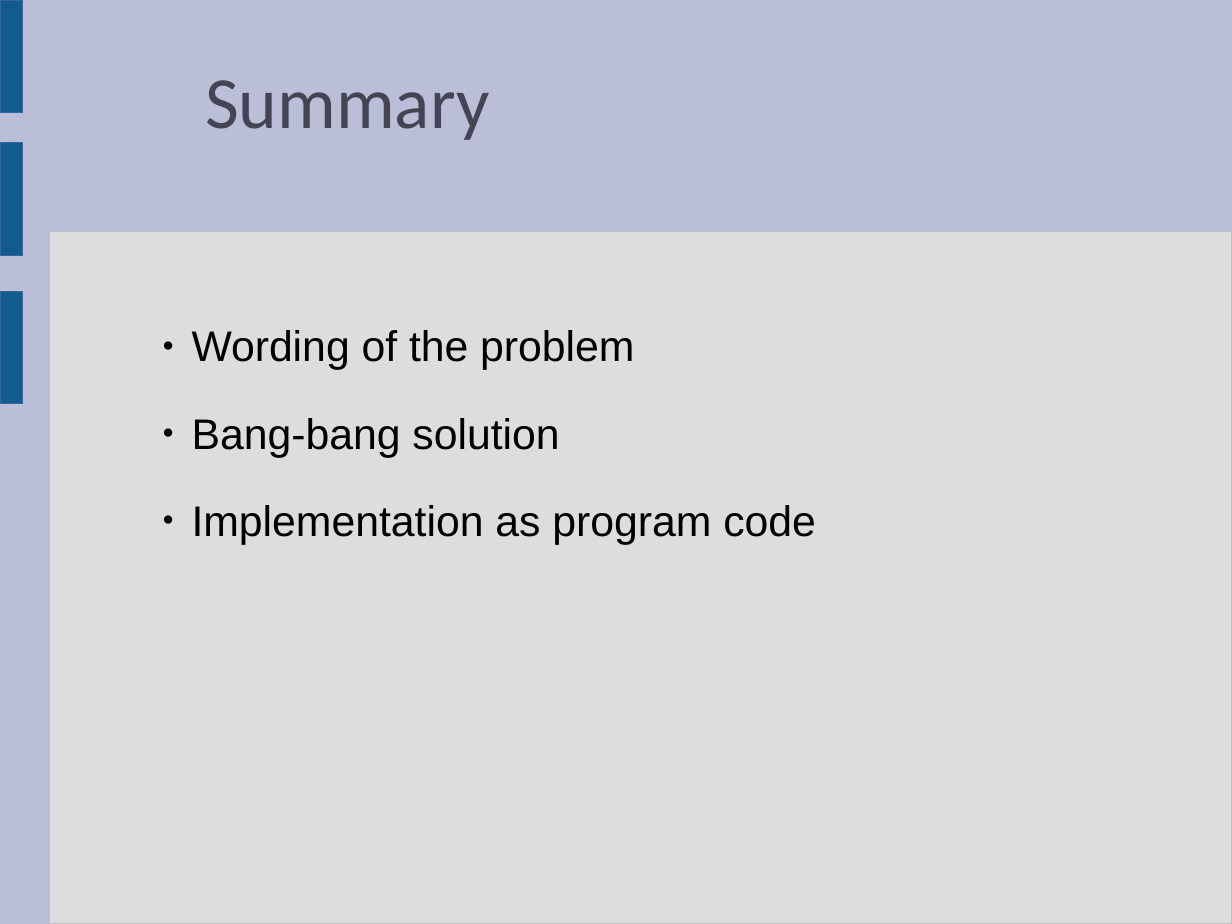
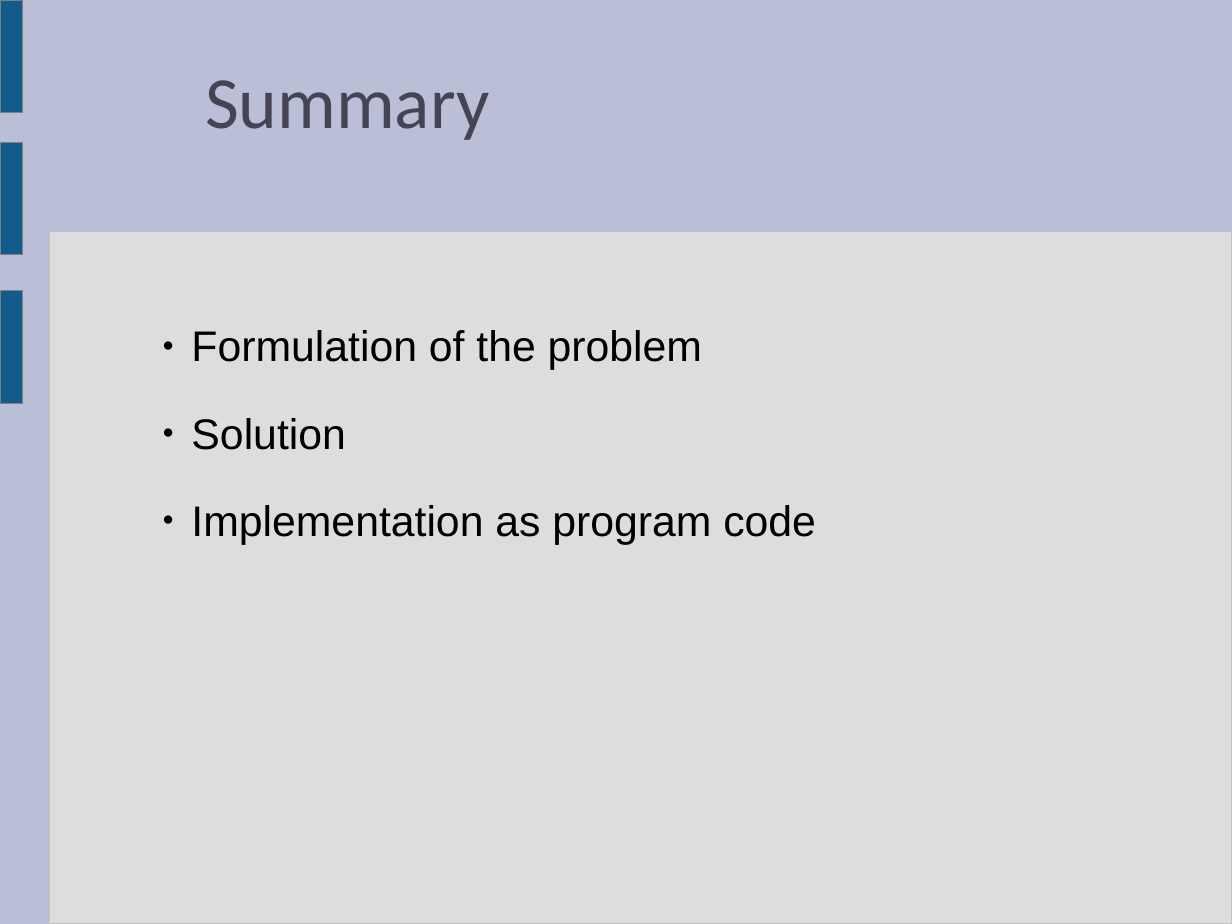
Before and after one commit to llmontoryxd/english, a slide deck: slide 6 of Presentation_6sem_1.odp. Drawn at 1232x924 pixels with LibreOffice and Linux fonts; fonts in the diff are those of the drawing. Boxes give left, top, right and bottom in pixels: in the first picture for what was removed or moved away, otherwise in the second. Text is boxed around its words. In the diff, an @@ line names an element or a change of style, - is before the commit and + after.

```diff
--- a/Presentation_6sem_1.odp
+++ b/Presentation_6sem_1.odp
@@ outline #3465A4 0 pt to #808080 0 pt in 3 elements at (0,0,22,112), (0,291,22,403), (0,143,22,255) @@
@@ text at (191,330,702,450): text changed @@
-● Wording of the problem
-● Bang-bang solution
+● Formulation of the problem
+● Solution
```
Also in this commit, not shown: 5 other slides changed, 1 other file.
